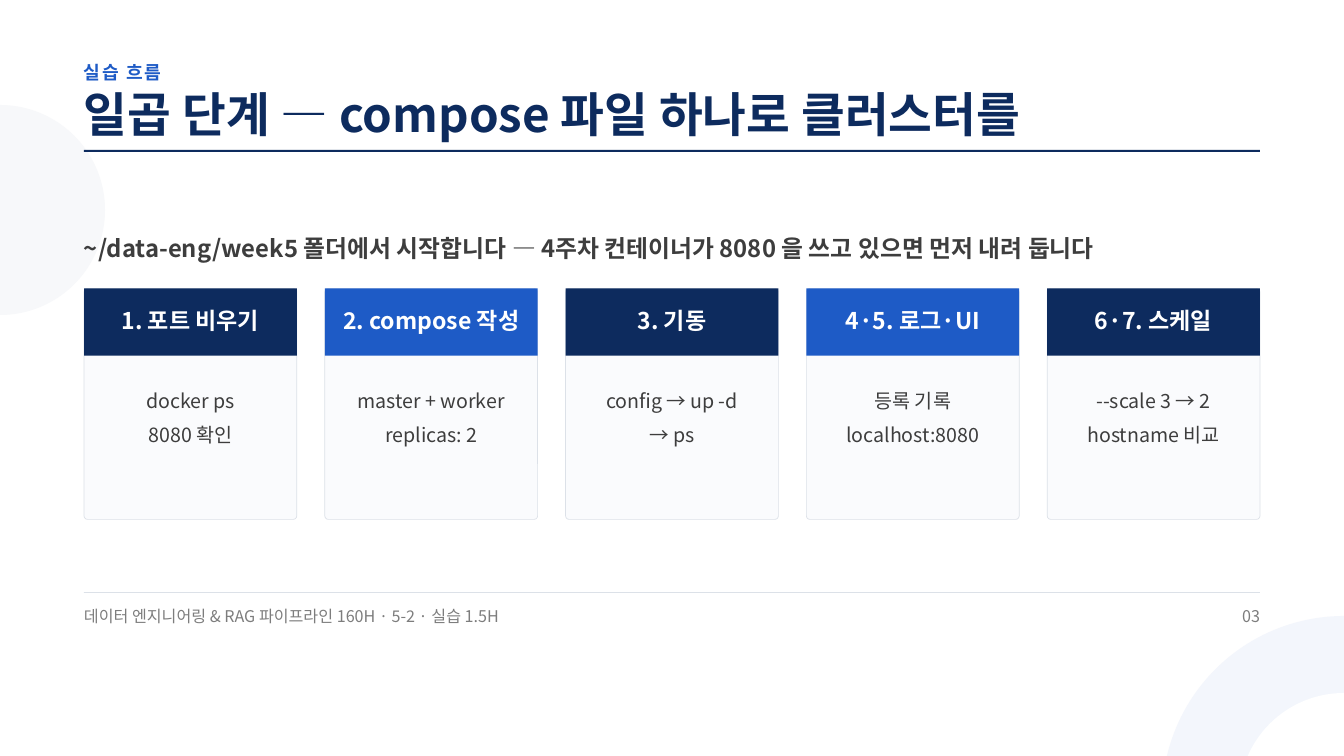
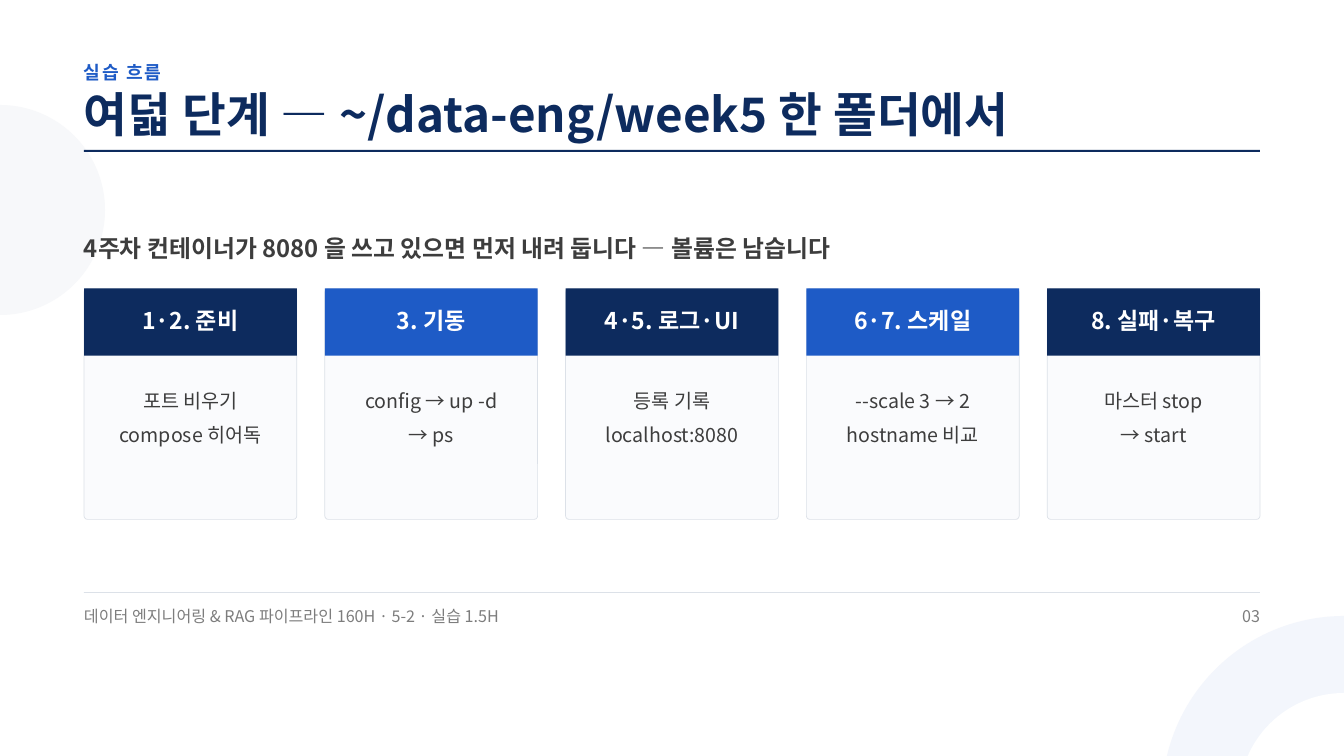
Before and after one commit to aebonlee/materials, a slide deck: slide 3 of data-eng/decks/w5d2s2.pptx. Drawn at 1344x756 pixels with LibreOffice and Linux fonts; fonts in the diff are those of the drawing. Boxes give left, top, right and bottom in pixels: in the first picture for what was removed or moved away, otherwise in the second. Text is boxed around its words. In the diff, an @@ line names an element or a change of style, - is before the commit and + after.

Commit message:
data-eng 5-2 덱 5(w5d2s0 신설)·묶음

```diff
--- a/data-eng/decks/w5d2s2.pptx
+++ b/data-eng/decks/w5d2s2.pptx
@@ text at [84, 92, 1008, 144]: text changed @@
-일곱 단계 — compose 파일 하나로 클러스터를
+여덟 단계 — ~/data-eng/week5 한 폴더에서
@@ text at [84, 237, 830, 259]: text changed @@
-~/data-eng/week5 폴더에서 시작합니다 — 4주차 컨테이너가 8080 을 쓰고 있으면 먼저 내려 둡니다
+4주차 컨테이너가 8080 을 쓰고 있으면 먼저 내려 둡니다 — 볼륨은 남습니다
@@ text at [142, 309, 238, 331]: text changed @@
-1. 포트 비우기
+1·2. 준비
@@ text at [397, 309, 465, 331]: text changed @@
-2. compose 작성
+3. 기동
@@ text at [605, 311, 739, 330]: text changed @@
-3. 기동
+4·5. 로그·UI
@@ text at [854, 309, 972, 331]: text changed @@
-4·5. 로그·UI
+6·7. 스케일
@@ text at [1091, 309, 1217, 331]: text changed @@
-6·7. 스케일
+8. 실패·복구
@@ text at [119, 391, 261, 447]: text changed @@
-docker ps
-8080 확인
+포트 비우기
+compose 히어독
@@ text at [365, 392, 497, 447]: text changed @@
-master + worker
-replicas: 2
+config → up -d
+→ ps
@@ text at [605, 391, 738, 443]: text changed @@
-config → up -d
-→ ps
+등록 기록
+localhost:8080
@@ text at [847, 392, 979, 444]: text changed @@
-등록 기록
-localhost:8080
+--scale 3 → 2
+hostname 비교
@@ text at [1104, 391, 1203, 443]: text changed @@
---scale 3 → 2
-hostname 비교
+마스터 stop
+→ start
```
Also in this commit, not shown: 9 other slides changed, 11 other files.
